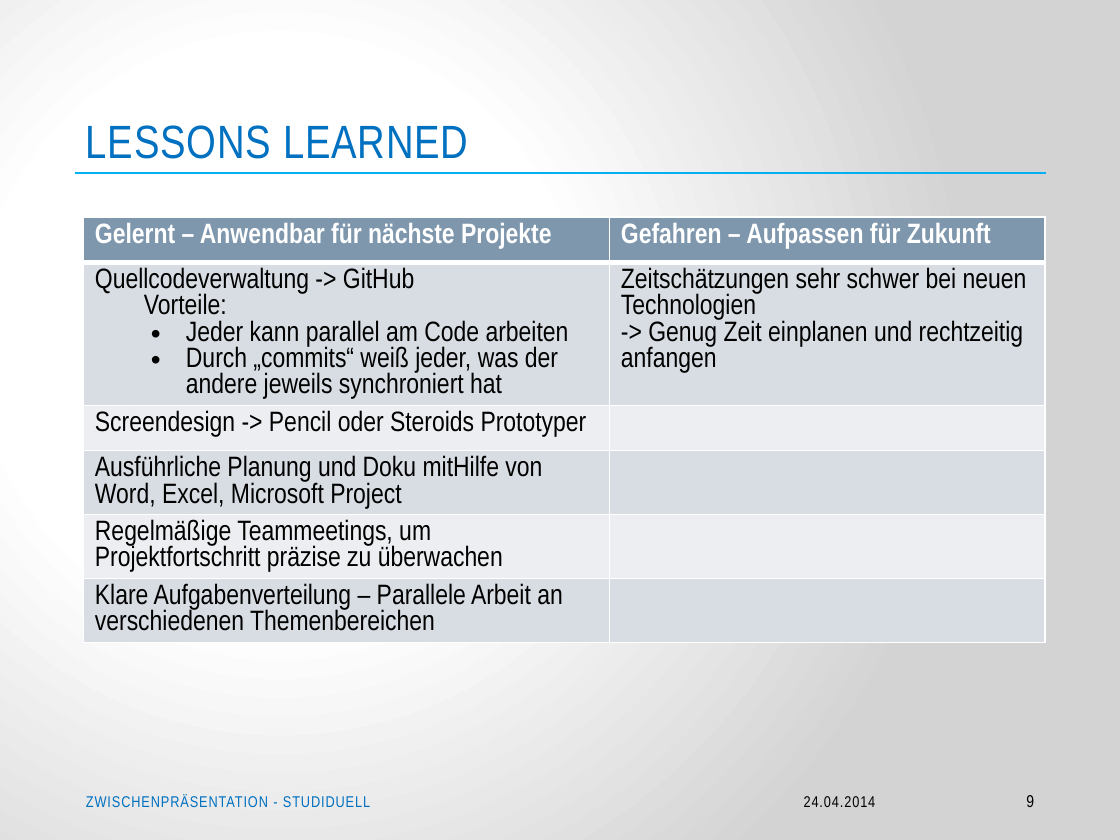
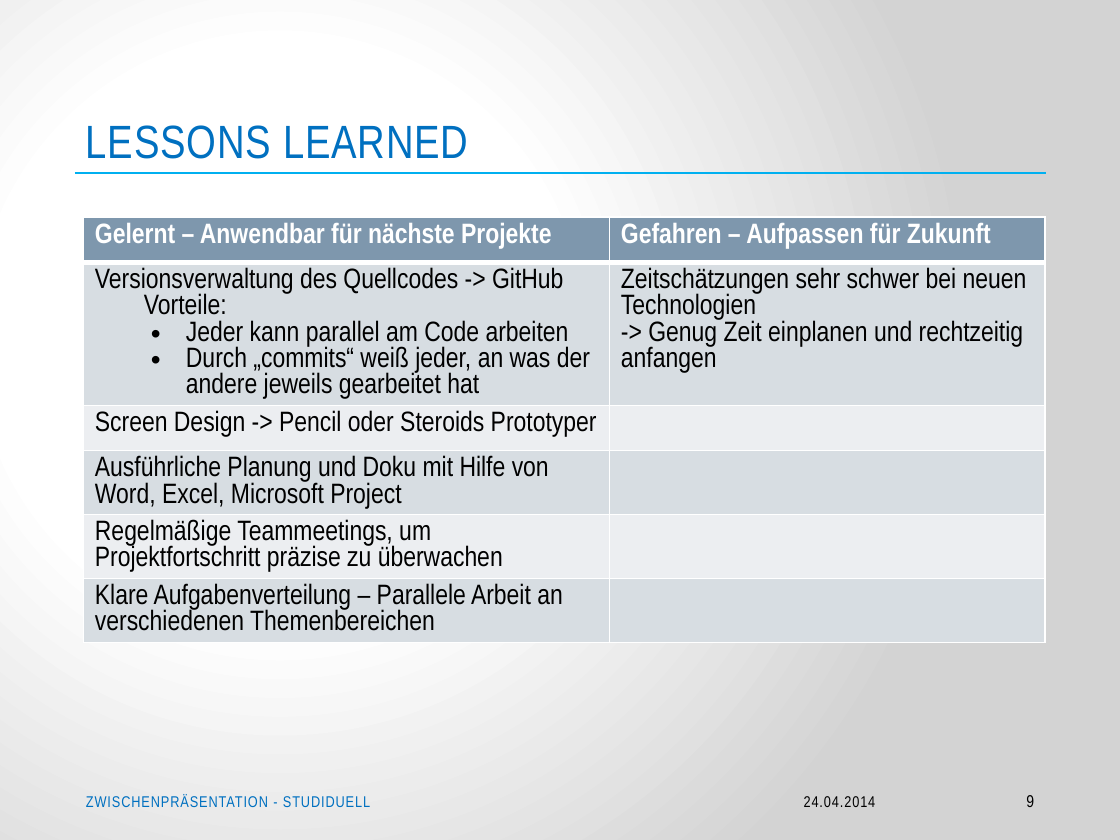
Before and after one commit to Jessi93/Quizduell, a slide deck: slide 9 of Documents/Zwischenpräsentation/Zwischenpräsentation – Projekt Studiduell.pptx. Drawn at 1120x840 pixels with LibreOffice and Linux fonts; fonts in the diff are those of the drawing; background and template pictures are left out. Boxes give left, top, right and bottom in pixels: in the first picture for what was removed or moved away, otherwise in the second. Text is boxed around its words. In the diff, an @@ line names an element or a change of style, - is before the commit and + after.

```diff
--- a/Documents/Zwischenpräsentation/Zwischenpräsentation – Projekt Studiduell.pptx
+++ b/Documents/Zwischenpräsentation/Zwischenpräsentation – Projekt Studiduell.pptx
@@ table at bbox=[84, 217, 1046, 722] @@
-row 2, column 1: Quellcodeverwaltung -> GitHub / Vorteile: / Jeder kann parallel am Code arbeiten / Durch „commits“ weiß jeder, was der andere jeweils synchroniert hat
+row 2, column 1: Versionsverwaltung des Quellcodes -> GitHub / Vorteile: / Jeder kann parallel am Code arbeiten / Durch „commits“ weiß jeder, an was der andere jeweils gearbeitet hat
-row 3, column 1: Screendesign -> Pencil oder Steroids Prototyper
+row 3, column 1: Screen Design -> Pencil oder Steroids Prototyper
-row 4, column 1: Ausführliche Planung und Doku mitHilfe von Word, Excel, Microsoft Project
+row 4, column 1: Ausführliche Planung und Doku mit Hilfe von Word, Excel, Microsoft Project
```
Also in this commit, not shown: 2 other slides changed.
